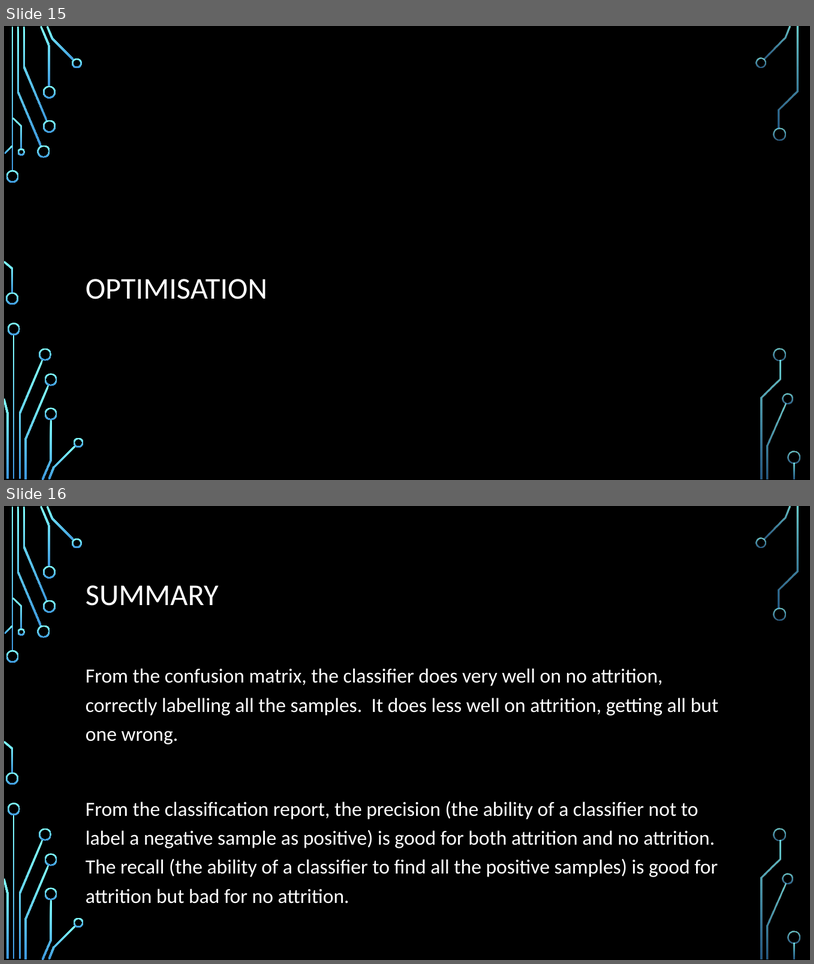
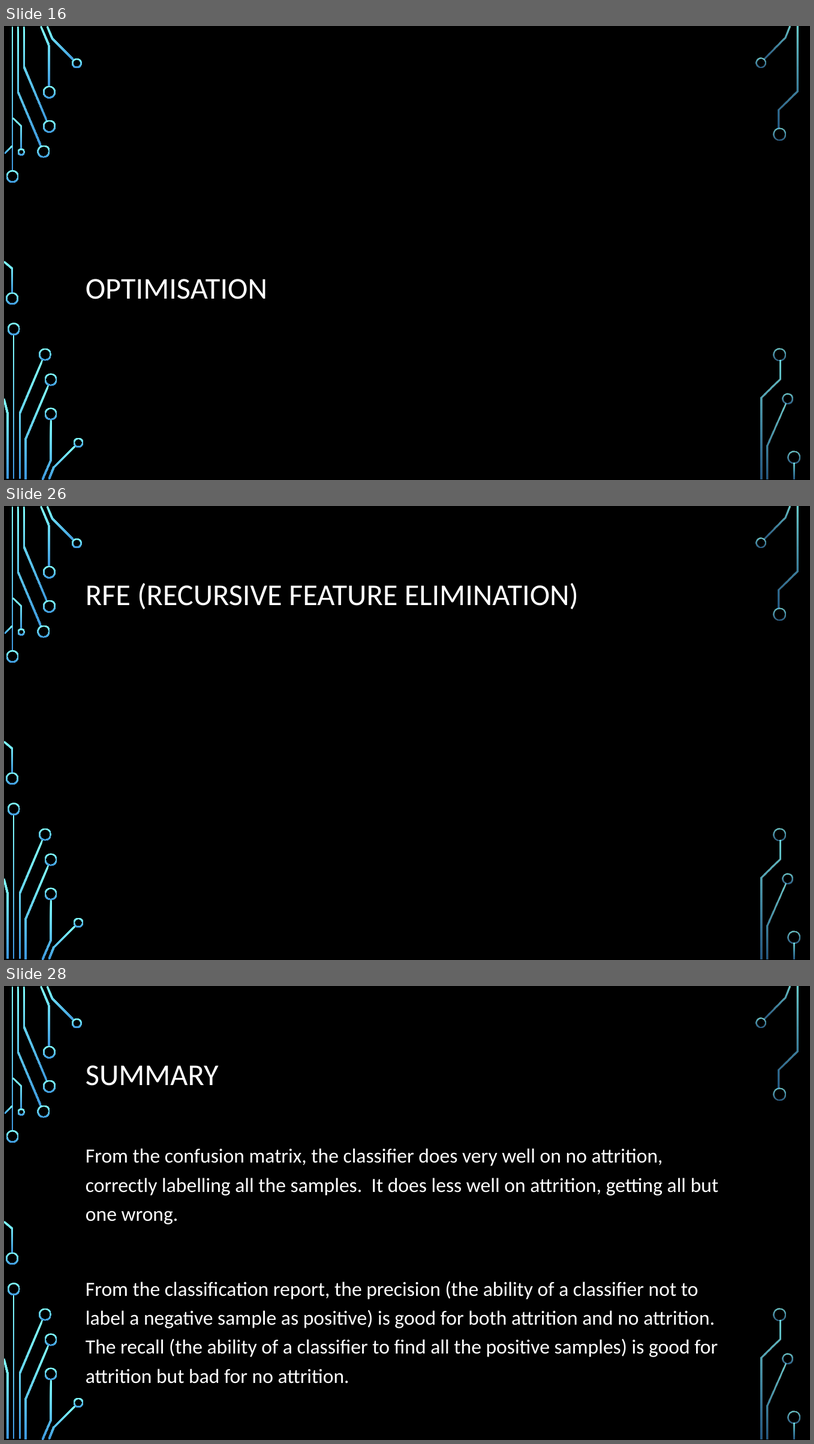
Before and after one commit to ddaniel2024/Project-4, a slide deck: Employee Attrition Prediction Presentation.pptx. Shown one above the other, each under a label of ours: slides 15 and 16 before the commit, slides 16, 26 and 28 after it; the slides between them are not shown. The pictures are 814x964 and 814x1444 pixels, drawn with LibreOffice and Linux fonts; fonts in the diff are those of the drawing; background and template pictures are left out. Boxes give left, top, right and bottom in pixels: in the first picture for what was removed or moved away, otherwise in the second. Text is boxed around its words. In the diff, an @@ line names an element or a change of style, - is before the commit and + after.

```diff
--- a/Employee Attrition Prediction Presentation.pptx
+++ b/Employee Attrition Prediction Presentation.pptx
@@ slide 26 added at (4, 506, 810, 960), background picture (left out); not listed: 36 template elements that a slide beside it also shows @@
@@ title added at (86, 583, 579, 609), 36 pt, text #FFFFFF @@
+RFE (RECURSIVE FEATURE ELIMINATION)
@@ what was slide 15 is now slide 16 @@
@@ what was slide 16 is now slide 28 @@
```
Also in this commit, not shown: 1 slide changed, 12 other slides added, 1 slide removed, 1 other file.
